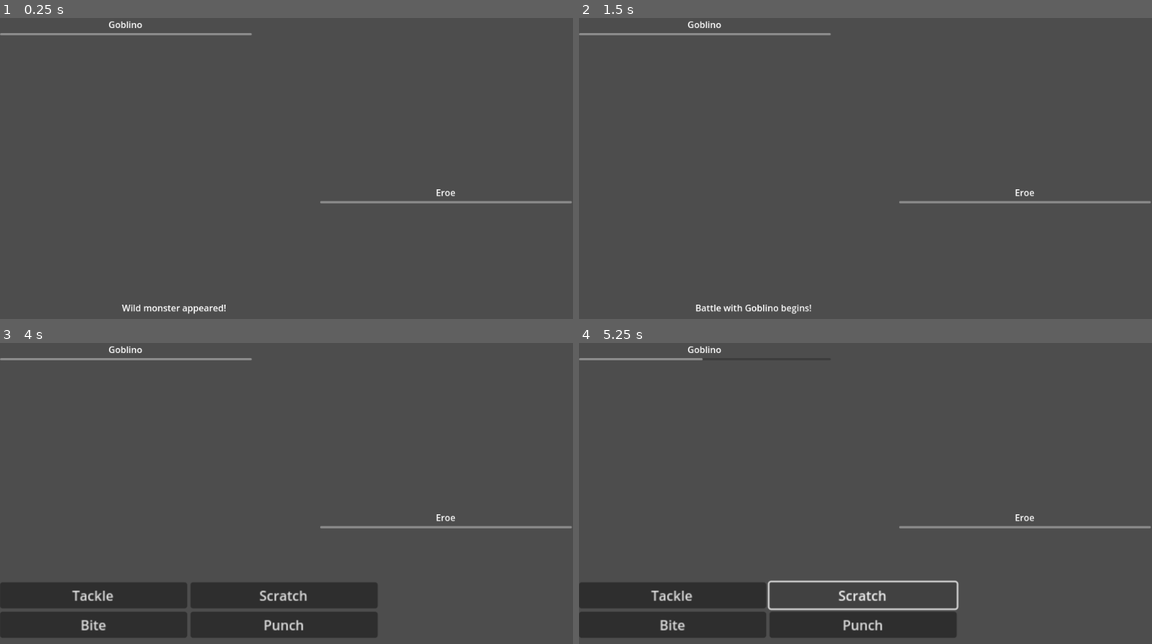
Above: before the commit, frames 1-4 (two rows, left to right).
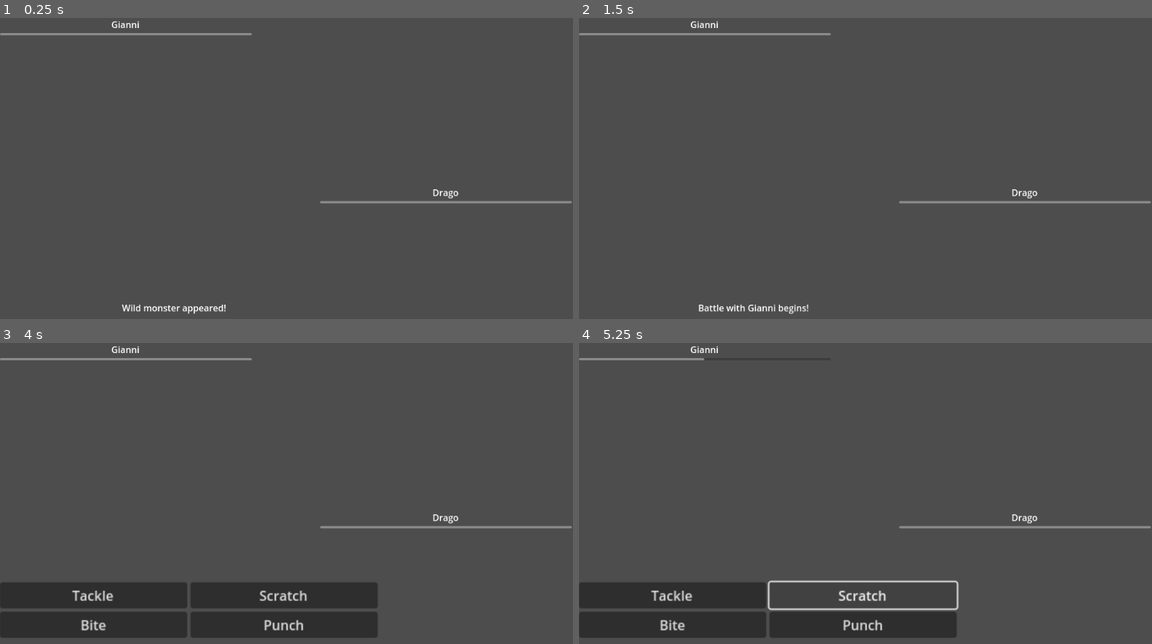
Above: after the commit, the same moments.

Repository: dannhill/MonsterCollector
Game: Godot game, scene res://Battle/battle_scene.tscn
Two runs of this game, one before a commit and one after it. Both use one fixed random seed, a clock stepped at 60 frames per second and the inputs below. The project has no main scene, so this scene is started directly.
Inputs:
- Up to frame 1 (0.25 s): no input
- Up to frame 2 (1.5 s): tap Enter at 0.5 s; tap Space (ui_select) at 0.77, 1.25 s
- Up to frame 3 (4 s): tap Space (ui_select) at 1.52, 2.75, 3.02, 3.77 s; tap Enter at 2, 3.5 s
- Up to frame 4 (5.25 s): click "Tackle" at 4.25 s; click "Scratch" at 5 s

The runs differ from the first frame. In frame 1, 0.1% of the frame differs, in the area x 19-80%, y 0-60%; in frame 2, 0.4%, in the area x 19-80%, y 0-99%; in frame 3, 0.1%; in frame 4, 0.1%.

Commit message:
added load file logic from json for monster team

Diff:
--- a/Battle/battle_scene.gd
+++ b/Battle/battle_scene.gd
@@ -2,14 +2,16 @@
 
 signal ui_select_pressed
 
+#temporary setup: must create an enemy team
 @onready var MovesBox = $AttackMenu/MovesBox
-@onready var enemy : Monster = Monster.new("Goblino", Typ.e.GOBLIN, Typ.e.GOBLIN, 0.5)
-@onready var player : Monster = Monster.new("Eroe", Typ.e.KNIGHT, Typ.e.KNIGHT, 0.5)
+@onready var team : Array[Monster] = SaveData.load_team()
+@onready var enemy : Monster = team[0]
+@onready var player : Monster = team[1]
 @onready var rng : RandomNumberGenerator = RandomNumberGenerator.new()
 
 const CRIT_CHANCE : int = 25
 
-func _ready():
+func _ready() -> void:
 	init_monsters(player, enemy)
 	init_moves(player)
 	rng.randomize()
@@ -17,24 +19,24 @@
 	start_encounter()
 
 # I have to find a way to remove this check or see if it impacts in the performance or is irrelevant
-func _process(delta):
+func _process(delta) -> void:
 	if Input.is_action_pressed("ui_select"):
 		emit_signal("ui_select_pressed")
 
-func init_monsters(player : Monster = player, enemy : Monster = enemy):
+func init_monsters(player : Monster = player, enemy : Monster = enemy) -> void:
 	$Enemy/Name.text = enemy.nickname
 	$Enemy/HP.max_value = enemy.hp
 	$Player/Name.text = player.nickname
 	$Player/HP.max_value = player.hp
 
 
-func init_moves(player : Monster = player):
+func init_moves(player : Monster = player) -> void:
 	MovesBox.get_node("Move1").text = player.moves.first.nickname
 	MovesBox.get_node("Move2").text = player.moves.second.nickname
 	MovesBox.get_node("Move3").text = player.moves.third.nickname
 	MovesBox.get_node("Move4").text = player.moves.fourth.nickname
 
-func damage_calculation(move : Move, player : Monster = player, enemy : Monster = enemy):
+func damage_calculation(move : Move, player : Monster = player, enemy : Monster = enemy) -> void:
 	var critical_hit : float = 1.0
 	if (rng.randi_range(0, 100) <= CRIT_CHANCE):
 		critical_hit += 0.5
@@ -45,7 +47,7 @@
 	print(third_par)
 	$Enemy/HP.value -= third_par
 
-func start_encounter():
+func start_encounter() -> void:
 	await self.ui_select_pressed
 	$DescriptionBox.text = "Battle with " + enemy.nickname + " begins!"
 	await get_tree().create_timer(3.0).timeout
@@ -53,18 +55,18 @@
 	$AttackMenu.visible = true
 
 
-func _on_move_1_pressed():
+func _on_move_1_pressed() -> void:
 	if rng.randi_range(0,100) <= player.moves.first.accuracy:
 		damage_calculation(player.moves.first, player, enemy)
 
-func _on_move_2_pressed():
+func _on_move_2_pressed() -> void:
 	if rng.randi_range(0,100) <= player.moves.second.accuracy:
 		damage_calculation(player.moves.second, player, enemy)
 
-func _on_move_3_pressed():
+func _on_move_3_pressed() -> void:
 	if rng.randi_range(0,100) <= player.moves.third.accuracy:
 		damage_calculation(player.moves.third, player, enemy)
 
-func _on_move_4_pressed():
+func _on_move_4_pressed() -> void:
 	if rng.randi_range(0,100) <= player.moves.fourth.accuracy:
 		damage_calculation(player.moves.fourth, player, enemy)
--- /dev/null
+++ b/Data/monsters_data.json
@@ -0,0 +1,14 @@
+[
+    {
+        "species": "Goblin",
+        "type_first": 1,
+        "type_second": 1,
+        "gender_prob": 0.5,
+        "hp_base": 70,
+        "attack_base": 70,
+        "defense_base": 70,
+        "speed_base": 70,
+        "spatk_base": 70,
+        "spdef_base": 70
+    }
+]
--- a/Monster.gd
+++ b/Monster.gd
@@ -8,7 +8,8 @@
 	self.nickname = nickname
 	self.moves = Moves.new()
 	self.level = 50
-	self.hp = (self.hp_base * 2 + 18 + 21 * level) / 100 + level + 10
+	self.hp_max = (self.hp_base * 2 + 18 + 21 * level) / 100 + level + 10
+	self.hp = self.hp_max
 	# Other stats are different but all the same between them
 	self.attack = (2 * self.attack_base + 18 + 21 * level) / 100 + 5
 	self.defense = (2 * self.defense_base + 18 + 21 * level) / 100 + 5
@@ -33,6 +34,7 @@
 
 var moves : Moves
 var hp : int
+var hp_max : int
 var attack : int
 var defense : int
 var sp_attack : int
--- /dev/null
+++ b/SaveData.gd
@@ -0,0 +1,35 @@
+extends Node
+
+class_name SaveData
+
+static func load_team(path : String = "res://SaveData/team.json") -> Array[Monster]:# returns monster array
+	var monsters : Array[Monster] = []
+	var json : JSON = JSON.new()
+
+	var file_team : FileAccess = FileAccess.open(path, FileAccess.READ)
+	json.parse(file_team.get_as_text())
+	print(json.get_error_message())
+	var team_info : Variant = json.data
+	file_team.close()
+
+	var i : int = 0
+	for monster_info in team_info:
+		if "species" in monster_info:
+			monsters.append(Monster.new("Goblin", Typ.e.GOBLIN, Typ.e.GOBLIN, 0.5))
+			monsters[i].species = monster_info.species
+			monsters[i].type_first = monster_info.type_first
+			monsters[i].type_second = monster_info.type_second
+			monsters[i].nickname = monster_info.nickname
+			monsters[i].level = monster_info.level
+			monsters[i].hp = monster_info.hp
+			monsters[i].hp_max = monster_info.hp_max
+			monsters[i].attack = monster_info.attack
+			monsters[i].defense = monster_info.defense
+			monsters[i].sp_attack = monster_info.sp_attack
+			monsters[i].sp_defense = monster_info.sp_defense
+			monsters[i].speed = monster_info.speed
+		else:
+			monsters.append(null)
+		i += 1
+
+	return monsters
--- /dev/null
+++ b/SaveData/team.json
@@ -0,0 +1,50 @@
+[
+	{
+		"species" : "Goblin",
+        "type_first": 1,
+        "type_second": 1,
+		"nickname" : "Gianni",
+		"level" : 50,
+		"hp" : 73,
+		"hp_max" : 73,
+		"attack" : 18,
+		"defense" : 18,
+		"sp_attack" : 18,
+		"sp_defense" : 18,
+		"speed" : 18
+	},
+	{
+		"species" : "Dragon",
+		"type_first": 2,
+		"type_second": 2,
+		"nickname" : "Drago",
+		"level" : 50,
+		"hp" : 73,
+		"hp_max" : 73,
+		"attack" : 18,
+		"defense" : 18,
+		"sp_attack" : 18,
+		"sp_defense" : 18,
+		"speed" : 18
+	},
+	{
+		"species" : "Orc",
+		"type_first": 3,
+		"type_second": 3,
+		"nickname" : "Orco",
+		"level" : 50,
+		"hp" : 73,
+		"hp_max" : 73,
+		"attack" : 18,
+		"defense" : 18,
+		"sp_attack" : 18,
+		"sp_defense" : 18,
+		"speed" : 18
+	},
+	{
+	},
+	{
+	},
+	{
+	}
+]
--- a/Type.gd
+++ b/Type.gd
@@ -1,4 +1,7 @@
 class_name Typ
+
+# I gave it this name because apparently you can't reference an anonymous enum, so I had to give it a name
+# In addition, I had to use the class_name keyword to make the enum global, or at least accessible from other files
 
 enum e{
   SLIME,
